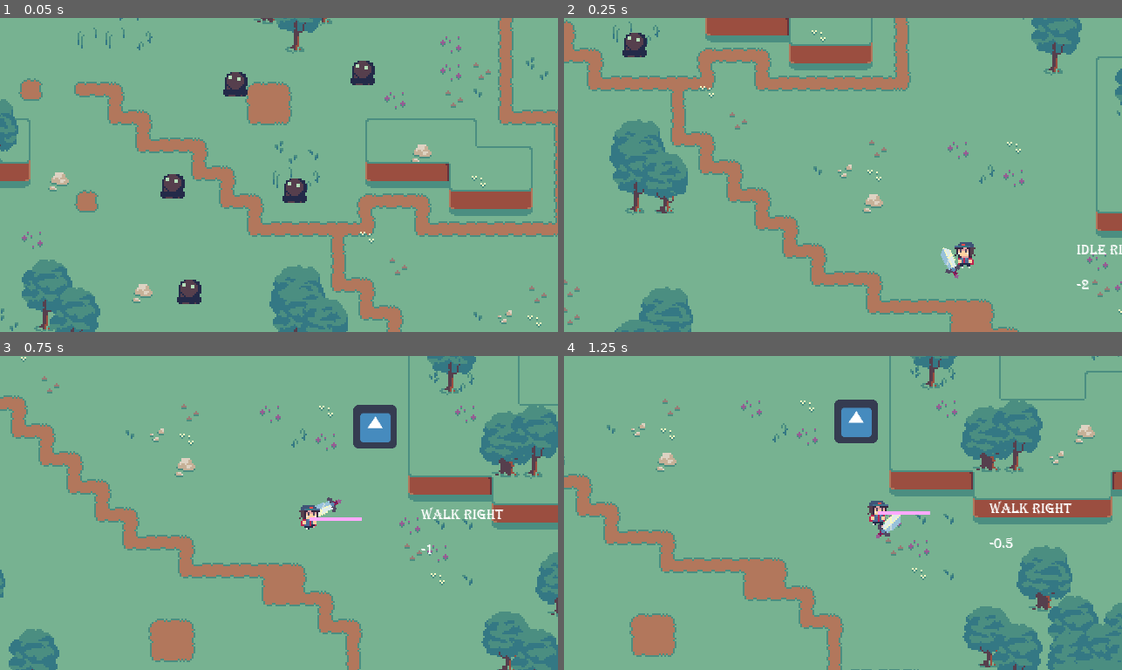
Above: before the commit, frames 1-4 (two rows, left to right).
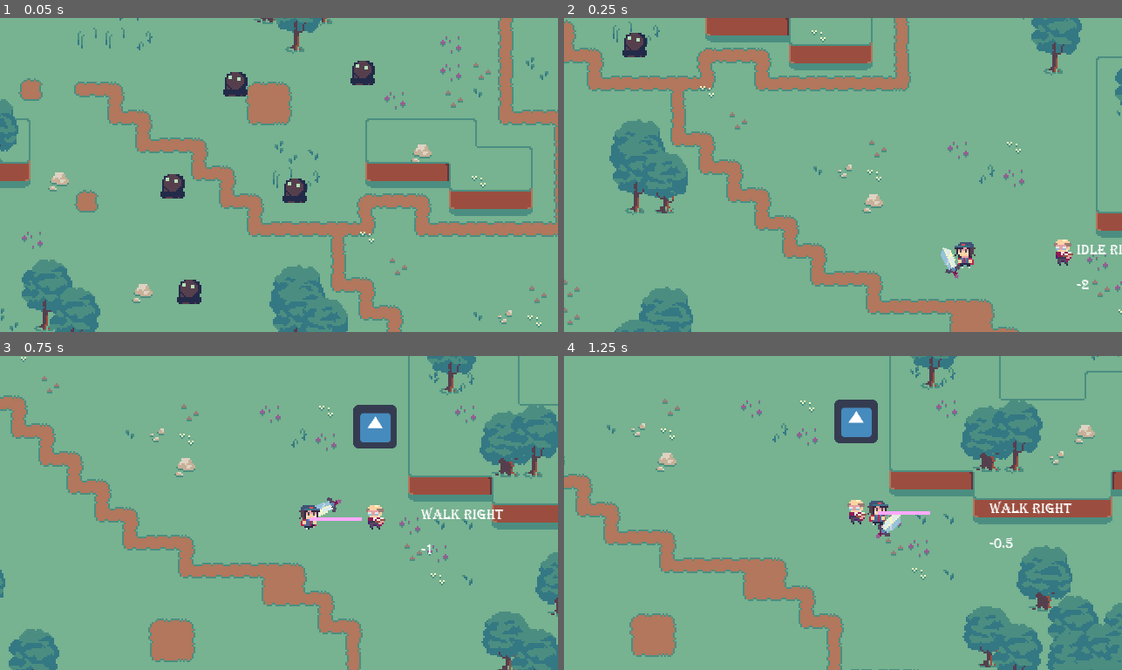
Above: after the commit, the same moments.

Repository: OceanBoy612/SimpleRPG
Game: Godot game, scene res://Code/Maps/Map1.tscn
Same seed, same stepped clock (60 frames per second), same inputs: the game is played once before the commit and once after it. The engine's default icon, where the game draws it, is replaced by a stand-in: a white triangle on a blue panel in a dark square.
Inputs (mouse positions are in pixels of both pictures, inside the frame that each line leads up to):
- Up to frame 1 (0.05 s): no input
- Up to frame 2 (0.25 s): no input
- Up to frame 3 (0.75 s): tap Enter (ui_accept) at 0.5 s; move the mouse to (401, 497) at 0.52 s; hold Right (ui_right) from 0.53 s (still down); click (401, 497) at 0.6 s
- Up to frame 4 (1.25 s): keep holding Right (ui_right); tap Enter (ui_accept) at 0.77 s

Frame 1 is identical in both runs. In frame 2, 0.2% of the frame differs, in the area x 87-92%, y 70-79%; in frame 3, 0.2%; in frame 4, 0.2%.

Commit message:
changed default librarian sprite

Diff:
--- a/src/Art/SpriteFrame Resources/old_man_sprite_frames.tres
+++ b/src/Art/SpriteFrame Resources/old_man_sprite_frames.tres
@@ -16,27 +16,27 @@
 
 [sub_resource type="AtlasTexture" id=4]
 atlas = ExtResource( 1 )
-region = Rect2( 0, 0, 16, 16 )
+region = Rect2( 48, 0, 16, 16 )
 
 [sub_resource type="AtlasTexture" id=5]
 atlas = ExtResource( 1 )
-region = Rect2( 16, 0, 16, 16 )
+region = Rect2( 64, 0, 16, 16 )
 
 [sub_resource type="AtlasTexture" id=6]
 atlas = ExtResource( 1 )
-region = Rect2( 32, 0, 16, 16 )
+region = Rect2( 80, 0, 16, 16 )
 
 [sub_resource type="AtlasTexture" id=7]
 atlas = ExtResource( 1 )
-region = Rect2( 48, 0, 16, 16 )
+region = Rect2( 0, 0, 16, 16 )
 
 [sub_resource type="AtlasTexture" id=8]
 atlas = ExtResource( 1 )
-region = Rect2( 64, 0, 16, 16 )
+region = Rect2( 16, 0, 16, 16 )
 
 [sub_resource type="AtlasTexture" id=9]
 atlas = ExtResource( 1 )
-region = Rect2( 80, 0, 16, 16 )
+region = Rect2( 32, 0, 16, 16 )
 
 [resource]
 animations = [ {
@@ -47,11 +47,11 @@
 }, {
 "frames": [ SubResource( 4 ), SubResource( 5 ), SubResource( 6 ) ],
 "loop": true,
-"name": "Idle Right",
+"name": "Idle Up",
 "speed": 5.0
 }, {
 "frames": [ SubResource( 7 ), SubResource( 8 ), SubResource( 9 ) ],
 "loop": true,
-"name": "Idle Up",
+"name": "Idle Right",
 "speed": 5.0
 } ]
--- a/src/Code/Maps/Map1.tscn
+++ b/src/Code/Maps/Map1.tscn
@@ -54,6 +54,10 @@
 [node name="librarian" type="AnimatedSprite" parent="Interactables"]
 position = Vector2( 292.035, 152.028 )
 frames = ExtResource( 7 )
+animation = "Idle Right"
+frame = 2
+playing = true
+flip_h = true
 
 [node name="Interactable" parent="Interactables/librarian" instance=ExtResource( 3 )]
 vanish_on_interaction = true
